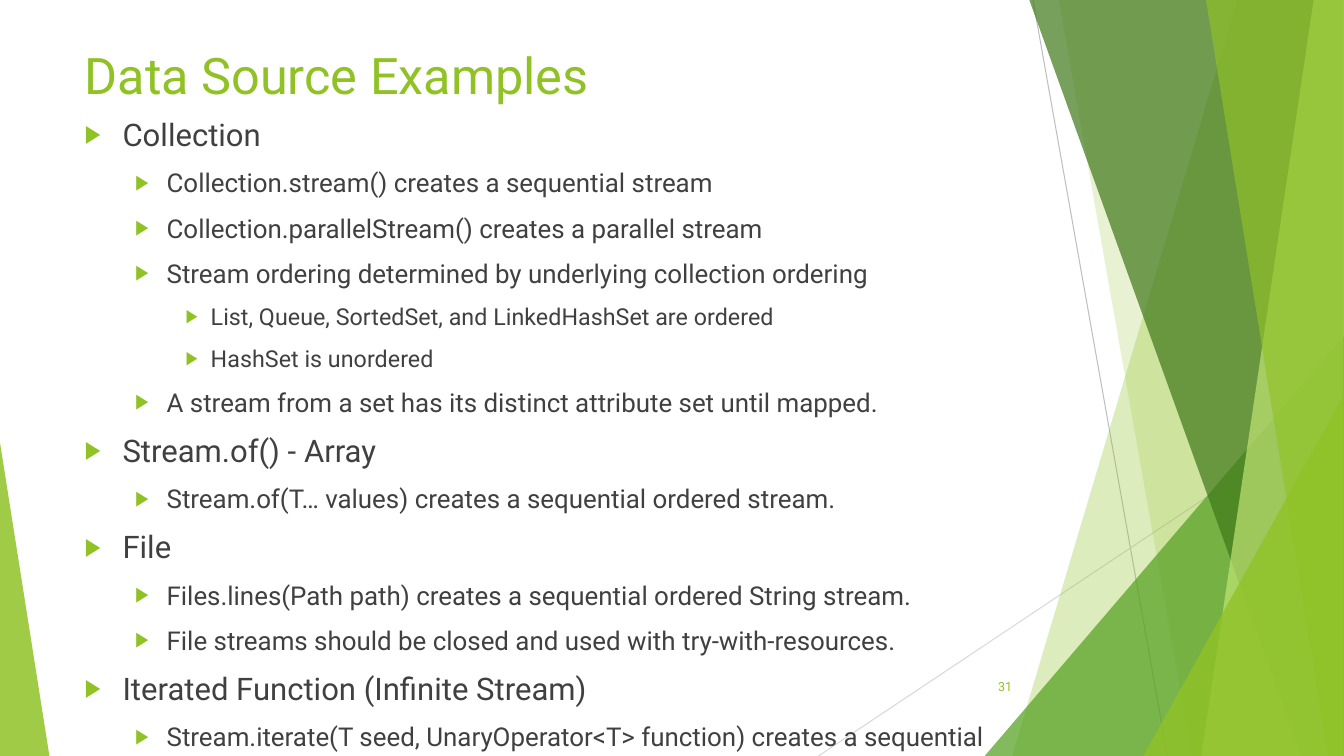
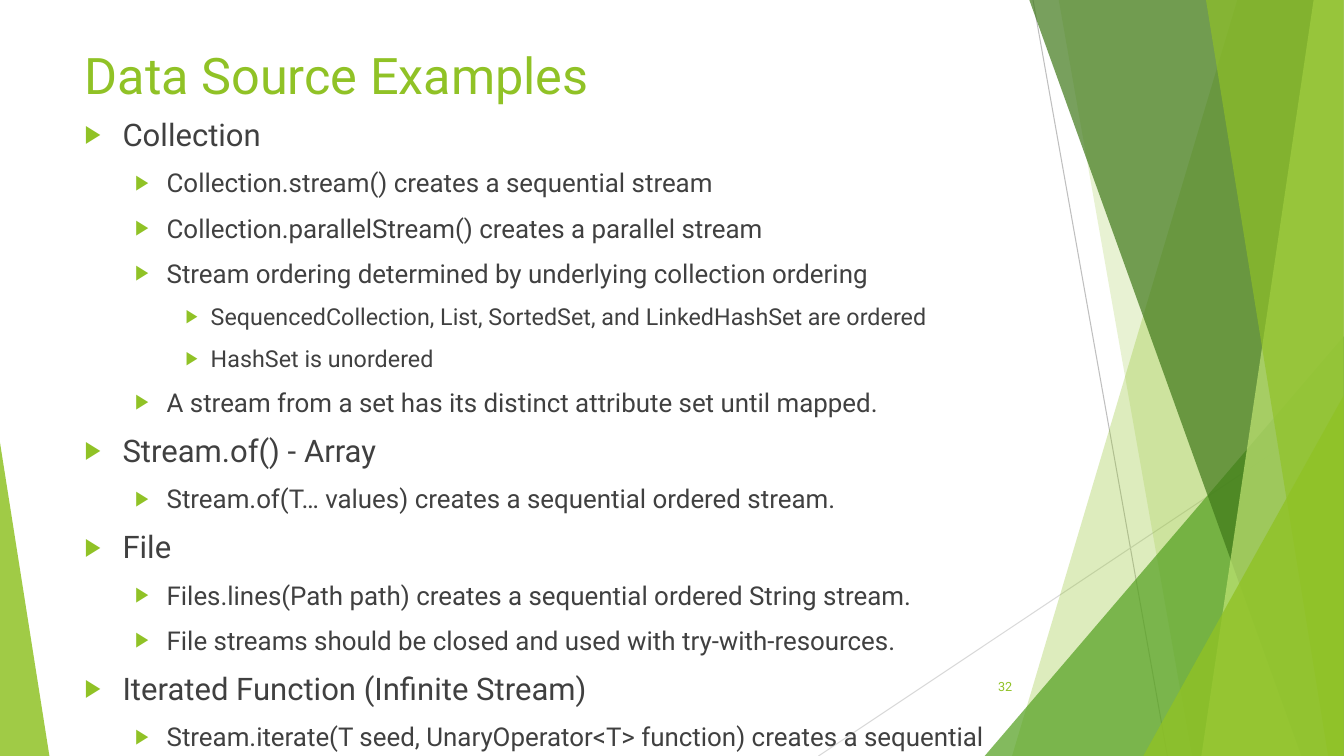
Before and after one commit to RichardRoda/2017-CodePaLOUsa-Lambda, a slide deck: slide 32 of Learning to Love the Lambda in the Stream.pptx (slide 31 before the commit). Drawn at 1344x756 pixels with LibreOffice and Linux fonts; fonts in the diff are those of the drawing. Boxes give left, top, right and bottom in pixels: in the first picture for what was removed or moved away, otherwise in the second. Text is boxed around its words. In the diff, an @@ line names an element or a change of style, - is before the commit and + after.

Commit message:
Change FI descriptions to use the verb corresponding to the functional method. Give SequencedCollection as an example of a datasource that produces an ordered stream. Give pure commutative functions a title intro slide. Other improvements.

```diff
--- a/Learning to Love the Lambda in the Stream.pptx
+++ b/Learning to Love the Lambda in the Stream.pptx
@@ text at [211, 307, 926, 330]: text changed @@
-    ▶ List, Queue, SortedSet, and LinkedHashSet are ordered
+    ▶ SequencedCollection, List, SortedSet, and LinkedHashSet are ordered
@@ page number at [998, 682, 1012, 691]: text changed @@
-31
+32
```
Also in this commit, not shown: 16 other slides changed, 1 slide added.
